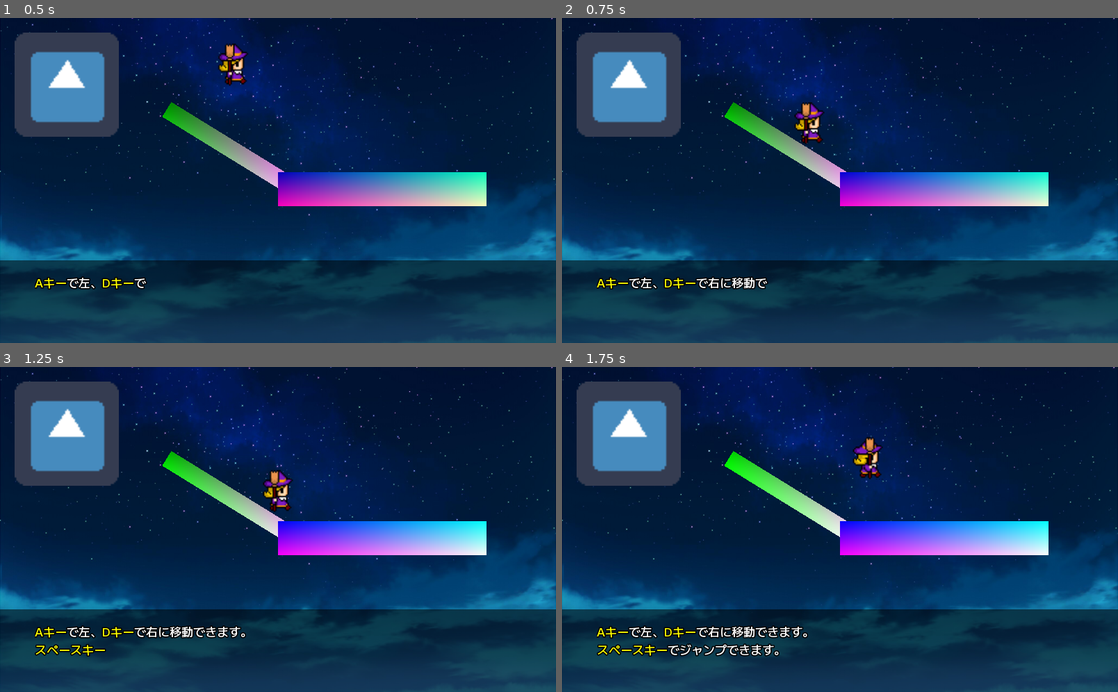
Above: before the commit, frames 1-4 (two rows, left to right).
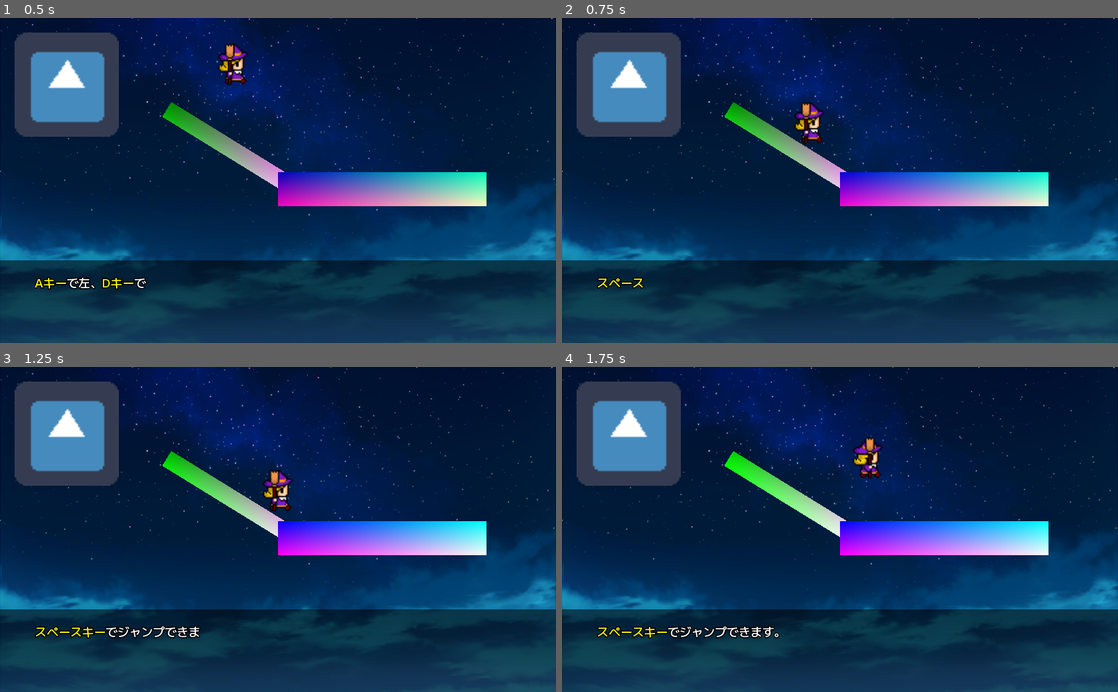
Above: after the commit, the same moments.

Repository: 0918nobita/godot-practice
Game: Godot game, scene res://main/Main.tscn
The game is run twice, just before and just after one commit, with the same random seed, the same clock (stepped at 60 frames per second) and the same inputs. The engine's default icon, where the game draws it, is replaced by a stand-in: a white triangle on a blue panel in a dark square.
Inputs (mouse positions are in pixels of both pictures, inside the frame that each line leads up to):
- Up to frame 1 (0.5 s): no input
- Up to frame 2 (0.75 s): tap Enter (ui_accept) at 0.5, 0.6 s; move the mouse to (840, 300) at 0.52 s; hold D (ui_right) from 0.53 s (still down); click (840, 300) at 0.67 s
- Up to frame 3 (1.25 s): keep holding D (ui_right); tap Enter (ui_accept) at 0.77, 1.07 s
- Up to frame 4 (1.75 s): keep holding D (ui_right); move the mouse to (728, 545) at 1.27 s; tap Space (space) at 1.35 s; tap Enter (ui_accept) at 1.52, 1.55 s

Frame 1 is identical in both runs. In frame 2, 0.8% of the frame differs, in the area x 6-38%, y 79-84%; in frame 3, 1.2%; in frame 4, 1.7%, in the area x 6-45%, y 79-90%.
Error after the commit: Invalid get index '2' (on base: 'Array'). (res://main/text/Text.gd:52)

Commit message:
ページ送りを実装した

Diff:
--- a/main/Main.tscn
+++ b/main/Main.tscn
@@ -1,7 +1,7 @@
 [gd_scene load_steps=24 format=2]
 
 [ext_resource path="res://main/icon/Icon.gd" type="Script" id=1]
-[ext_resource path="res://main/Text.gd" type="Script" id=2]
+[ext_resource path="res://main/text/Text.gd" type="Script" id=2]
 [ext_resource path="res://main/icon/icon.png" type="Texture" id=3]
 [ext_resource path="res://main/majo/majo.png" type="Texture" id=4]
 [ext_resource path="res://main/icon/shadermaterial.tres" type="Material" id=5]
@@ -154,8 +154,4 @@
 custom_colors/default_color = Color( 1, 1, 1, 1 )
 custom_fonts/normal_font = SubResource( 18 )
 bbcode_enabled = true
-bbcode_text = "[color=yellow]Aキー[/color]で左、[color=yellow]Dキー[/color]で右に移動できます。
-[color=yellow]スペースキー[/color]でジャンプできます。"
-text = "Aキーで左、Dキーで右に移動できます。
-スペースキーでジャンプできます。"
 script = ExtResource( 2 )
--- a/main/Text.gd
+++ /dev/null
@@ -1,18 +0,0 @@
-extends RichTextLabel
-
-
-const chars_per_sec := 20
-var elapsed := 0.0
-var length := text.length()
-var completed := false
-
-
-func _process(delta : float) -> void:
-	if not completed:
-		elapsed += delta
-
-		var num_chars := int(elapsed * chars_per_sec)
-		visible_characters = num_chars
-
-		if num_chars >= length:
-			completed = true
--- /dev/null
+++ b/main/text/Text.gd
@@ -0,0 +1,53 @@
+extends RichTextLabel
+
+
+const chars_per_sec := 20
+
+var msgs : Array
+var current_msg_index := -1
+
+var elapsed := 0.0
+var completed := false
+
+
+func strip_bbcode(base: String) -> String:
+	var regex = RegEx.new()
+	regex.compile("\\[.*?\\]")
+	return regex.sub(base, "", true)
+
+
+func next_msg() -> void:
+	current_msg_index += 1
+	if current_msg_index >= msgs.size():
+		return
+	visible_characters = 0
+	bbcode_text = msgs[current_msg_index].content
+	elapsed = 0
+	completed = false
+
+
+func _ready() -> void:
+	var file = File.new()
+	file.open("res://main/text/script.json", File.READ)
+	var json_parse = JSON.parse(file.get_as_text())
+	if json_parse.error != OK:
+		push_error("Failed to parse res://main/text/script.json")
+	msgs = json_parse.result
+	file.close()
+	for i in range(0, msgs.size()):
+		msgs[i] = { "content": msgs[i], "length": strip_bbcode(msgs[i]).length() }
+	next_msg()
+
+
+func _process(delta : float) -> void:
+	if Input.is_action_just_pressed("ui_accept"):
+		next_msg()
+
+	if not completed:
+		elapsed += delta
+
+		var num_chars := int(elapsed * chars_per_sec)
+		visible_characters = num_chars
+
+		if num_chars >= msgs[current_msg_index].length:
+			completed = true
--- /dev/null
+++ b/main/text/script.json
@@ -0,0 +1,4 @@
+[
+    "[color=yellow]Aキー[/color]で左、[color=yellow]Dキー[/color]で右に移動できます。",
+    "[color=yellow]スペースキー[/color]でジャンプできます。"
+]
